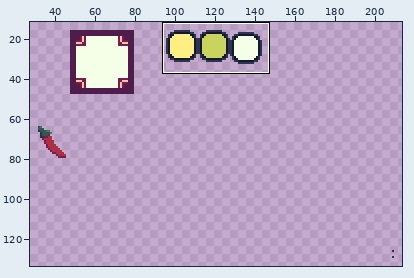
Pixel-art file, stored at assets/ui.aseprite. Above: a wide view before the commit, with the close-up outlined.
Close-up. Before the edit:
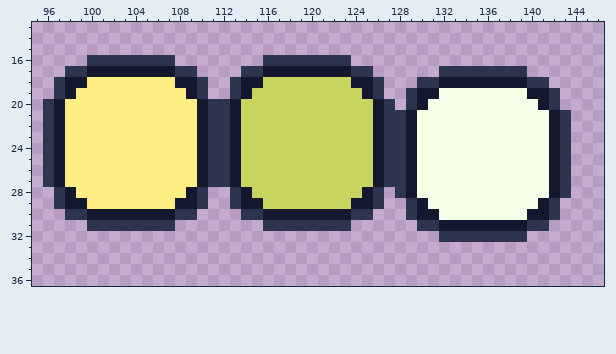
256x256 pixels, 1 frame. Shown: x 95..146, y 13..36. The wide view leaves out empty margins.
Now the later version:
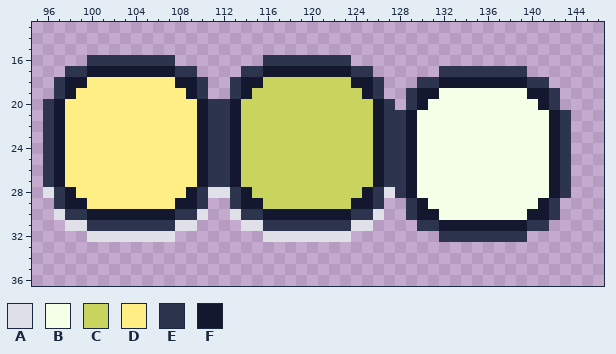
Palette (. is transparent): A #dfe0e8  B #f5ffe8  C #c8d45d  D #ffee83  E #2c354d  F #14182e
From old to new:
There is now colour A in row 28 at x 96, 111 to 112 and 127; in row 30 at x 97, 110, 113 and 126; in row 31 at x 98 to 99, 108 to 109, 114 to 115 and 124 to 125; in row 32 at x 100 to 107 and 116 to 123.
Where, in picture pixels (left, top, right, bottom), the same in both close-ups:
added: (43, 187, 395, 242)
